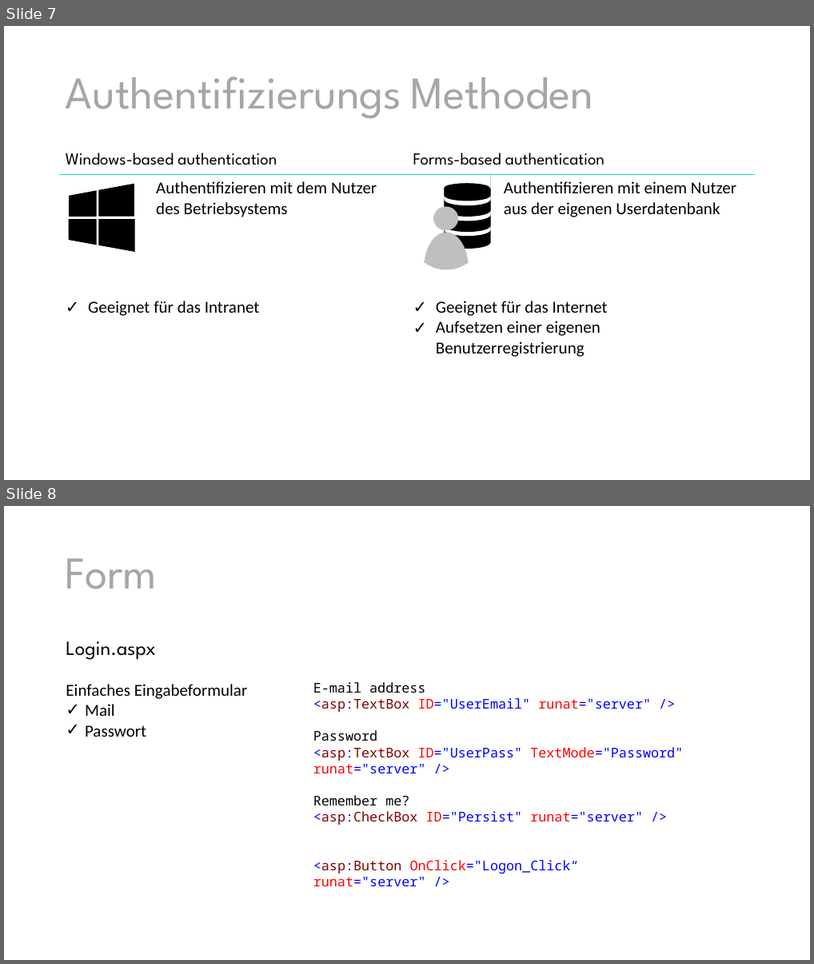
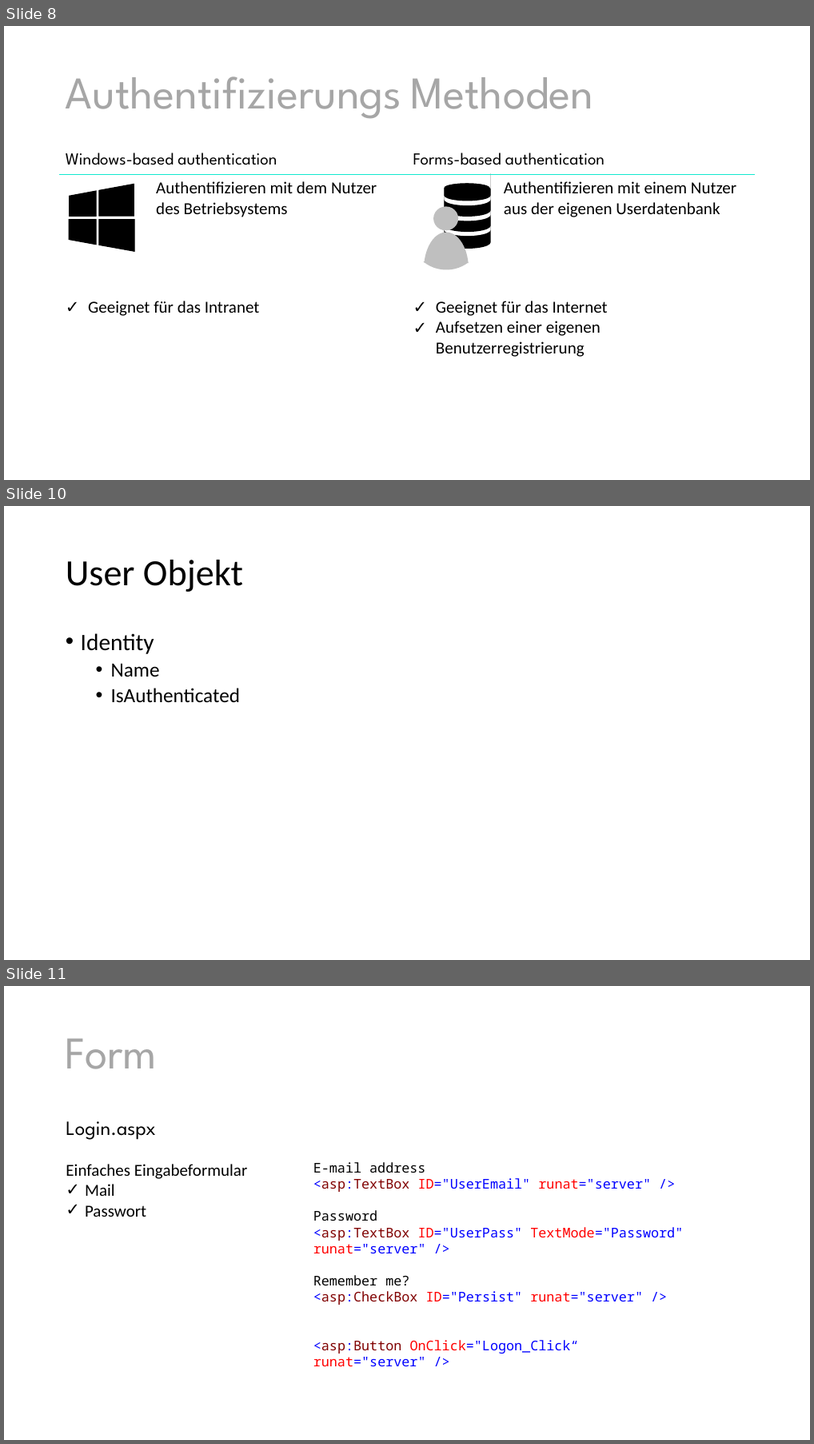
Before and after one commit to ppedvAG/WebformsKurs, a slide deck: 13SecureWebForms.pptx. Shown one above the other, each under a label of ours: slides 7 and 8 before the commit, slides 8, 10 and 11 after it; the slides between them are not shown. The pictures are 814x964 and 814x1444 pixels, drawn with LibreOffice and Linux fonts; fonts in the diff are those of the drawing. Boxes give left, top, right and bottom in pixels: in the first picture for what was removed or moved away, otherwise in the second. Text is boxed around its words. In the diff, an @@ line names an element or a change of style, - is before the commit and + after.

```diff
--- a/13SecureWebForms.pptx
+++ b/13SecureWebForms.pptx
@@ slide 10 added at box(4, 506, 810, 960), background #FFFFFF @@
@@ title added at box(66, 560, 243, 592), 44 pt, text #000000 @@
+User Objekt
@@ text added at box(81, 633, 240, 703), 24 pt, text #000000 @@
+• Identity
+  • Name
+  • IsAuthenticated
@@ what was slide 7 is now slide 8 @@
@@ what was slide 8 is now slide 11 @@
```
Also in this commit, not shown: 1 slide changed, 2 other slides added, 8 other files.
